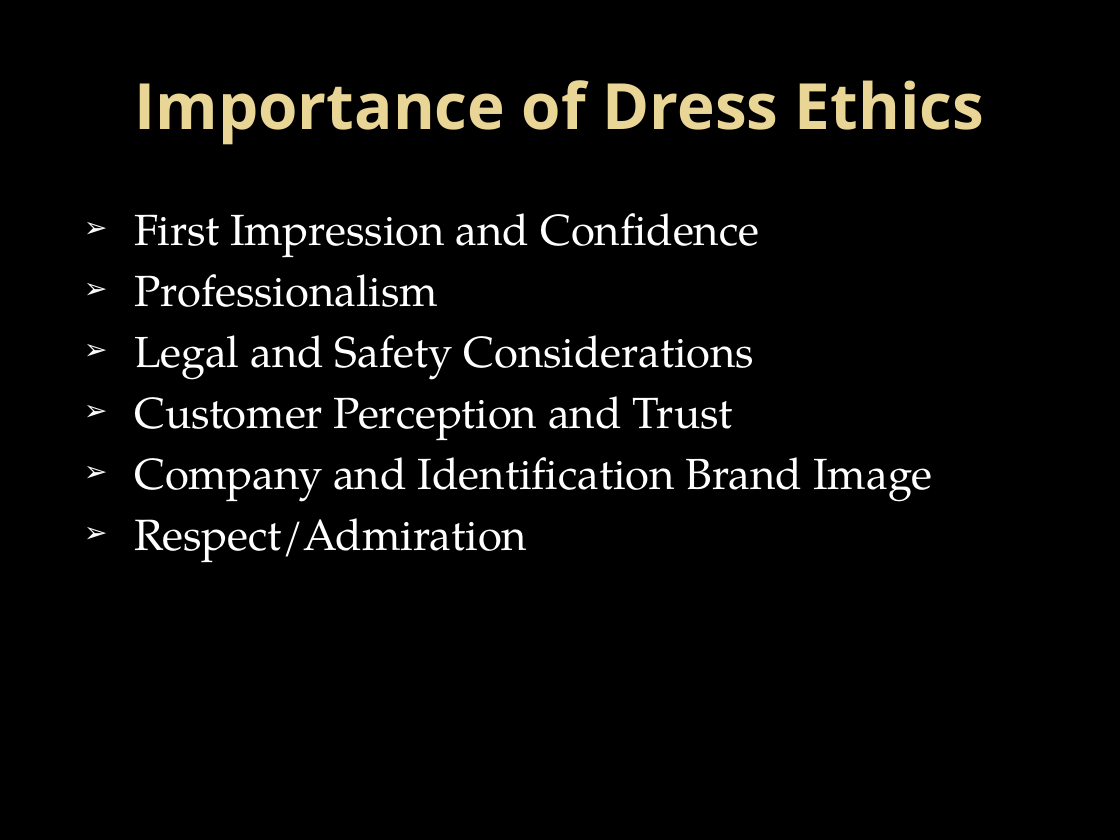
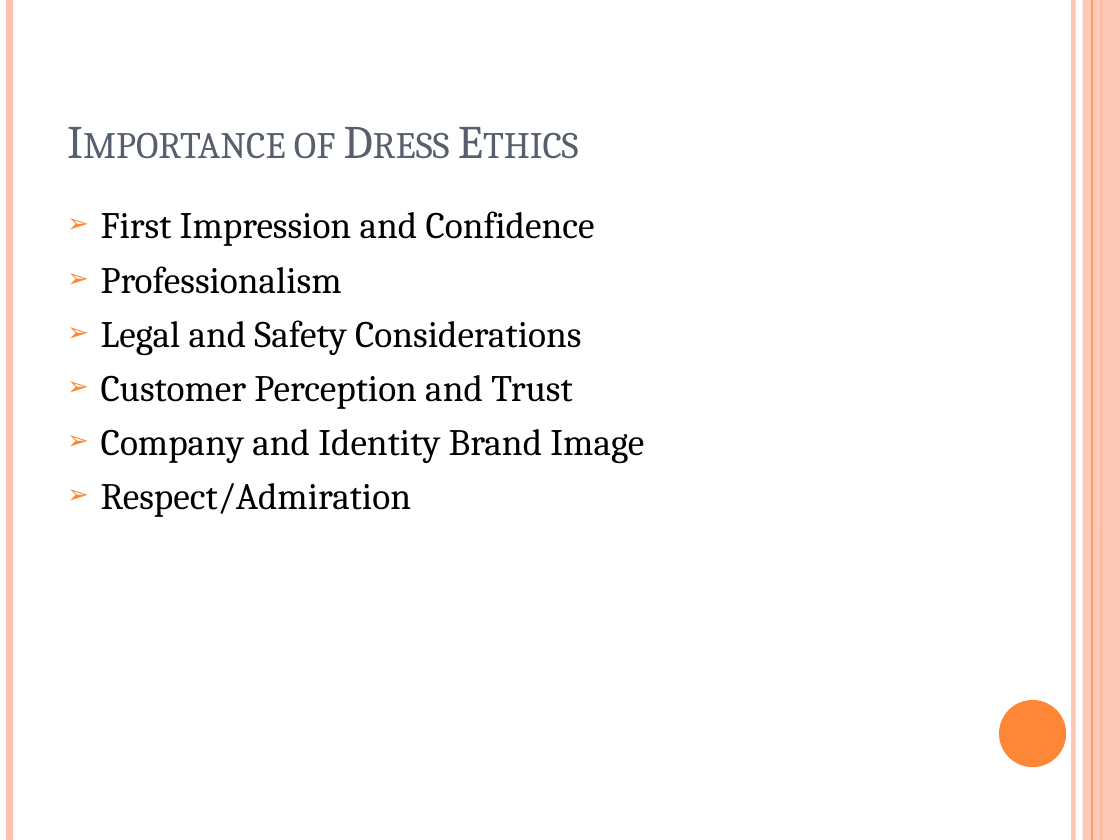
Before and after one commit to itsmeankeet/business-PPTX, a slide deck: slide 4 of dressEthics.pptx (slide 5 before the commit). Drawn at 1120x840 pixels with LibreOffice and Linux fonts; fonts in the diff are those of the drawing; background and template pictures are left out. Boxes give left, top, right and bottom in pixels: in the first picture for what was removed or moved away, otherwise in the second. Text is boxed around its words. In the diff, an @@ line names an element or a change of style, - is before the commit and + after.

```diff
--- a/dressEthics.pptx
+++ b/dressEthics.pptx
@@ background picture (left out) to #FFFFFF @@
@@ line added from (9, 0) to (9, 840), #FEC3AE 4.5 pt @@
@@ line added from (1073, 0) to (1073, 840), #FEC3AE 3 pt @@
@@ rectangle added at <box>1083,0,1120,840</box>, fill #FEC3AE at 87% opacity @@
@@ line added from (1092, 0) to (1092, 840), #FE8637 0.75 pt @@
@@ line added from (1101, 0) to (1101, 840), #FE8637 1.5 pt @@
@@ title "Importance of Dress Ethics" at <box>294,133,335,158</box>: size 41 to 30 pt, font Open Sans to Cambria, text colour gradient #EAD696 to #E7D081 to #575F6D, bold off, small capitals on; alignment centre to left; vertical alignment middle to bottom @@
@@ text at <box>101,211,595,517</box>: size 28 to 24 pt, font TeX Gyre Pagella to Cambria, text colour #FFFFFF to #000000 in "First Impression and Confidence", "Professionalism", "Legal and Safety Considerations", "Customer Perception and Trust" and 1 more places; indent changed; bullet colour #F9F9F9 to #FE8637 @@
@@ text at <box>101,429,644,464</box>: text changed; size 28 to 24 pt; font TeX Gyre Pagella to Cambria; text colour #FFFFFF to #000000 @@
-➢ Company and Identification Brand Image
+➢ Company and Identity Brand Image
@@ ellipse added at <box>999,700,1066,767</box>, fill #FE8637 @@
```
Also in this commit, not shown: 10 other slides changed, 2 slides removed.
